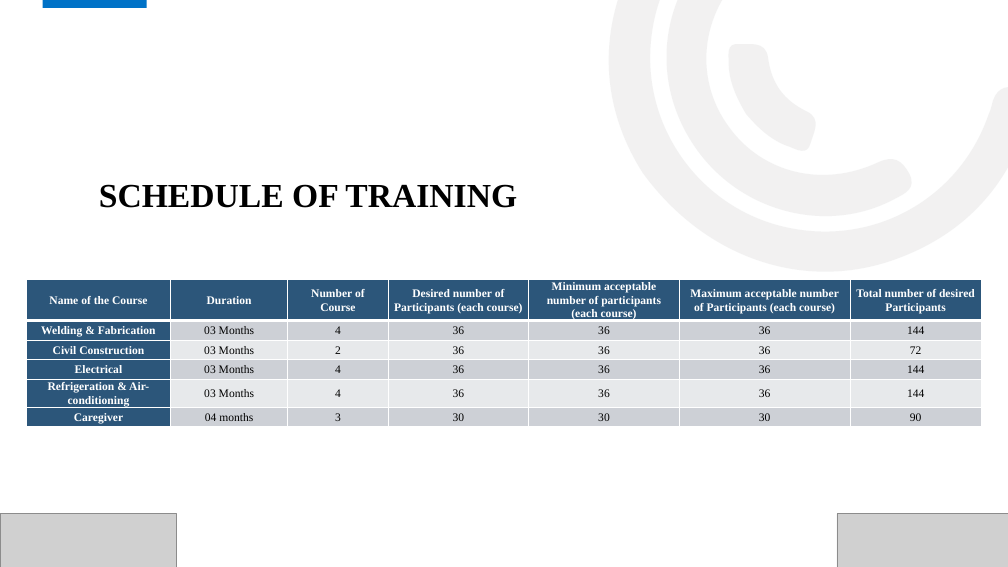
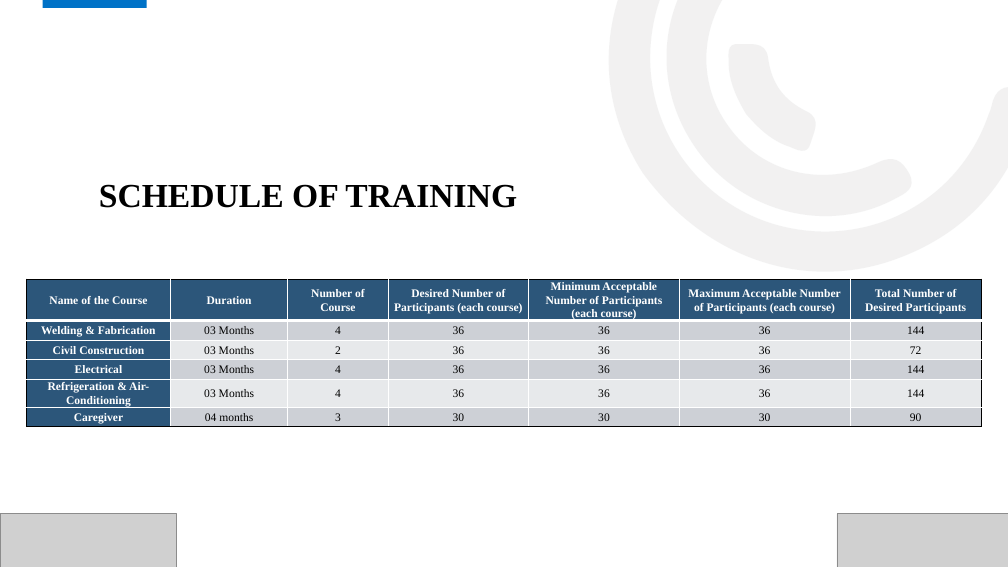
Before and after one commit to Shuvoneel/SRCL, a slide deck: slide 15 of SEIP/SEIP_BAIRA.pptx. Drawn at 1008x567 pixels with LibreOffice and Linux fonts; fonts in the diff are those of the drawing; grey boxes stand for pictures; background and template pictures are left out. Boxes give left, top, right and bottom in pixels: in the first picture for what was removed or moved away, otherwise in the second. Text is boxed around its words. In the diff, an @@ line names an element or a change of style, - is before the commit and + after.

```diff
--- a/SEIP/SEIP_BAIRA.pptx
+++ b/SEIP/SEIP_BAIRA.pptx
@@ table at [26,279,982,430] @@
-row 1: Name of the Course | Duration | Number of Course | Desired number of Participants (each course) | Minimum acceptable number of participants (each course) | Maximum acceptable number of Participants (each course) | Total number of desired Participants
+row 1: Name of the Course | Duration | Number of Course | Desired Number of Participants (each course) | Minimum Acceptable Number of Participants (each course) | Maximum Acceptable Number of Participants (each course) | Total Number of Desired Participants
-row 5, column 1: Refrigeration & Air-conditioning
+row 5, column 1: Refrigeration & Air-Conditioning
@@ borders changed @@
```
Also in this commit, not shown: 16 other slides changed, 38 other files.
